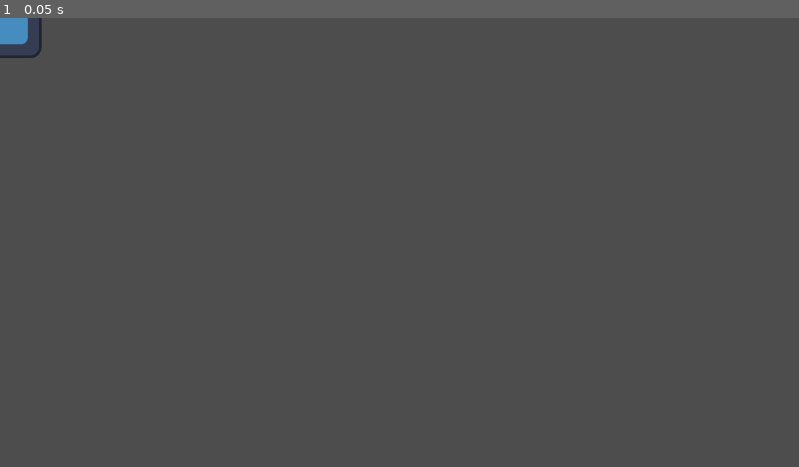
Above: before the commit, frame 1.
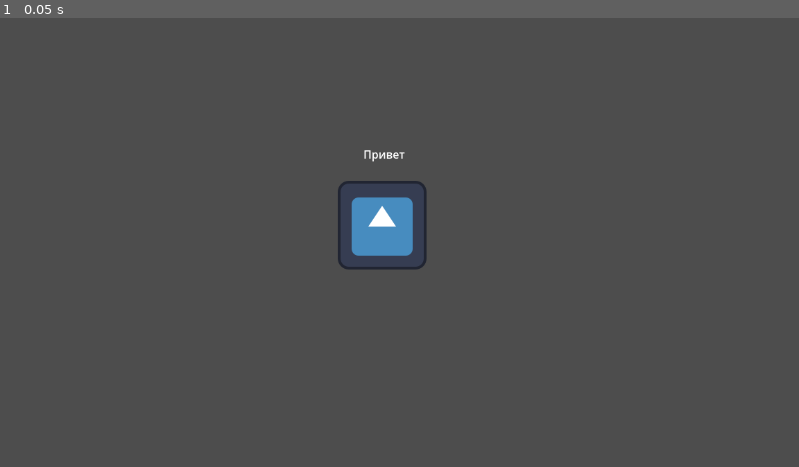
Above: after the commit, the same moment.

Repository: VeIT-developer/Test
Game: Godot game, scene res://node_2d.tscn
The game is run twice, just before and just after one commit, with the same random seed, the same clock (stepped at 60 frames per second) and the same inputs. The project has no main scene, so this scene is started directly. The engine's default icon, where the game draws it, is replaced by a stand-in: a white triangle on a blue panel in a dark square.
Inputs:
- Up to frame 1 (0.05 s): no input

The runs differ from the first frame. In frame 1, 1.6% of the frame differs, in the area x 0-54%, y 0-56%.

Commit message:
Added Label

Diff:
--- a/node_2d.tscn
+++ b/node_2d.tscn
@@ -5,5 +5,18 @@
 [node name="Node2D" type="Node2D"]
 
 [node name="Icon" type="Sprite2D" parent="."]
-position = Vector2(-4, -6)
+position = Vector2(551, 299)
 texture = ExtResource("1_76soy")
+
+[node name="Control" type="Control" parent="."]
+layout_mode = 3
+anchors_preset = 0
+
+[node name="Label" type="Label" parent="Control"]
+layout_mode = 0
+offset_left = 524.0
+offset_top = 185.0
+offset_right = 564.0
+offset_bottom = 208.0
+size_flags_horizontal = 4
+text = "Привет"
